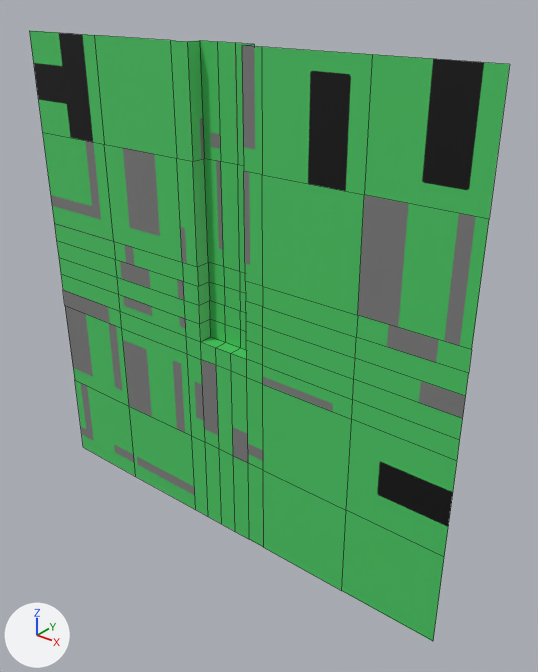
An edit to the OBJ model assets/tiles/1000/1000.obj, drawn before and after from the same camera.
Both versions are drawn from a 50 mm camera at (8.83, -9.6, 6.01) aimed at (0.71, 0.55, -0.28). Lighting does not change. The marker at lower left points along +X, +Y and +Z. Mesh edges are drawn as thin lines. Where no turn or scale is listed for an object, it has been applied to the vertices.

Names of what the first picture shows: 'Plane_Plane.002'.
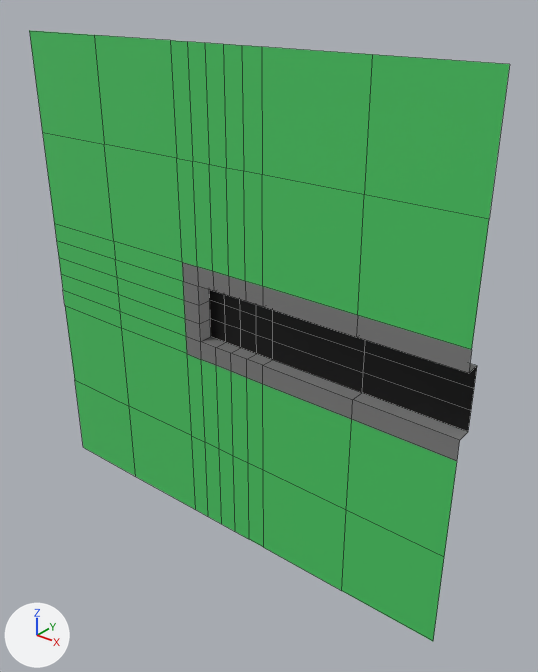
Pixel boxes (x1, y1, x2, y2) of what changed, in the pictures (538 x 672 px; the box of a moved part takes in the faces that stretch with it):
part 1 of me_plane_plane_002, moved or reshaped: before (187, 40, 469, 440); after (187, 41, 477, 440)
part 2 of me_plane_plane_002, surface changed: (33, 32, 478, 529) in both
part 3 of me_plane_plane_002, recoloured (black to green): (364, 59, 487, 217) in both

Diff of the bpy script that builds the scene:
```diff
--- a/assets/tiles/1000/1000.obj.py
+++ b/assets/tiles/1000/1000.obj.py
@@ img_1000_png @@
+img_1000_png = load_image('1000.png', '1000.png', 1024, 1024, 'sRGB')
@@ mat_material @@
+mat_material = principled_material('Material')
+mat_material.texture = img_1000_png
+mat_material.roughness = 0.4
@@ me_plane_plane_002 @@
 me_plane_plane_002.from_pydata(...)  # 116 vertices, 96 faces; spans x -5.0..5.0, y 0.0..0.3, z -5.0..5.0
 # used by ob_plane_plane_002; location = (0.0, 0.0, 0.0)
+# me_plane_plane_002 part 1
+# 12 vertices are removed from x -0.6..1.0, y 0.0..0.3, z -0.2..5.0
+# 23 faces are deleted
+# 8 vertices move from x -0.6..5.0, y 0.0..0.3, z -0.2..5.0 to x -0.2..5.0, y 0.0..0.3, z -0.6..5.0
+# 6 vertices are added at (0.2, 0.0, 0.6), (5.0, 0.3, -0.2), (3.0, 0.3, -0.2), (0.2, 0.0, 1.0), (5.0, 0.3, 0.2), (3.0, 0.3, 0.2)
+# 6 new vertices lie (0.4, 0.0, 0.0) away from vertices in x -0.6..0.6, y 0.0..0.3, z -0.6..1.0
+# 23 new faces join them
+# me_plane_plane_002 part 2: 72 kept faces spanning x -5.0..5.0, y 0.0..0.3, z -5.0..5.0 get new texture (UV) coordinates
+# me_plane_plane_002 part 3: 73 faces spanning x -5.0..5.0, y 0.0..0.3, z -5.0..5.0 switch from mat_mat (picture img_0111_png) to mat_material (picture img_1000_png)
```
